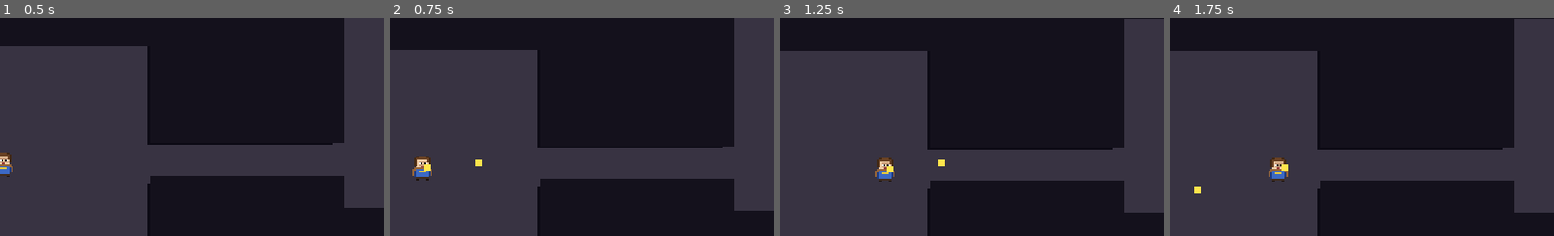
Above: before the commit, frames 1-4 (left to right).
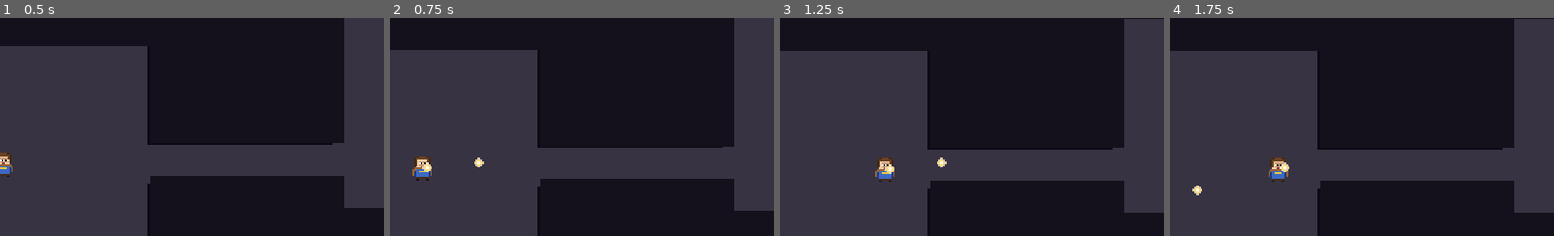
Above: after the commit, the same moments.

Repository: slartus/roguelike-game
Game: Godot game, scene res://scenes/main.tscn
Same seed, same stepped clock (60 frames per second), same inputs: the game is played once before the commit and once after it.
Inputs (mouse positions are % of the whole screen's width and height, from its top left):
- Up to frame 1 (0.5 s): no input
- Up to frame 2 (0.75 s): tap Enter at 0.5 s; move the mouse to (72, 45) at 0.52 s; press the mouse at (72, 45) at 0.53 s; hold D (move_right) from 0.53 s (still down)
- Up to frame 3 (1.25 s): keep holding D (move_right)
- Up to frame 4 (1.75 s): release D (move_right) at 1.25 s; release the mouse at (72, 45) at 1.25 s; drag from (29, 55) to (52, 48) at 1.27 s
The pictures show only the part of the screen within x 30-80%, y 15-65%; the shares and areas given below are measured in that part.

Frame 1 is identical in both runs. In frame 2, 0.2% of the frame differs, in the area x 8-25%, y 64-71%; in frame 3, 0.1%; in frame 4, 0.2%.

Commit message:
feat(art): pixel-art sprites for player and enemy bullets
Replaces Polygon2D placeholder squares with 8x8 pixel-art sprites:

- assets/sprites/bullets/player_bullet.png — glowing white core with
  soft yellow aura (weapon.bullet_color tints via Sprite2D.modulate,
  so Dagger/Pistol/Shotgun still visually differ).
- assets/sprites/bullets/enemy_bullet.png — hot orange fireball with
  red-orange edge; used by Skeleton Archer, Lich and Boss volleys.

New tools/gen_bullet_sprites.py generates both PNGs deterministically
(palette + character matrix, same convention as gen_enemy_sprites.py
and gen_player_sprite.py).

Scene changes:
- scenes/bullets/bullet.tscn — Polygon2D -> Sprite2D + Texture2D.
- scenes/bullets/enemy_bullet.tscn — same swap.
- bullet.gd: _visual type Polygon2D -> Sprite2D; apply_weapon now
  uses _visual.modulate (Sprite2D has no .color; modulate tints
  the sprite by weapon.bullet_color).

Global default_texture_filter=Nearest keeps pixel-perfect rendering.

GUT: 55/55 passing.

Diff:
--- a/scenes/bullets/bullet.gd
+++ b/scenes/bullets/bullet.gd
@@ -6,7 +6,7 @@
 
 var direction: Vector2 = Vector2.RIGHT
 
-@onready var _visual: Polygon2D = $Visual
+@onready var _visual: Sprite2D = $Visual
 
 func _ready() -> void:
 	body_entered.connect(_on_body_entered)
@@ -22,7 +22,7 @@
 	speed = weapon.bullet_speed
 	lifetime = weapon.bullet_lifetime
 	if _visual != null:
-		_visual.color = weapon.bullet_color
+		_visual.modulate = weapon.bullet_color
 
 func _on_body_entered(body: Node) -> void:
 	if body.is_in_group("player"):
--- a/scenes/bullets/bullet.tscn
+++ b/scenes/bullets/bullet.tscn
@@ -1,6 +1,7 @@
-[gd_scene load_steps=3 format=3]
+[gd_scene load_steps=4 format=3]
 
 [ext_resource type="Script" path="res://scenes/bullets/bullet.gd" id="1_bullet"]
+[ext_resource type="Texture2D" path="res://assets/sprites/bullets/player_bullet.png" id="2_tex"]
 
 [sub_resource type="CircleShape2D" id="CircleShape2D_bullet"]
 radius = 2.0
@@ -8,9 +9,8 @@
 [node name="Bullet" type="Area2D"]
 script = ExtResource("1_bullet")
 
-[node name="Visual" type="Polygon2D" parent="."]
-polygon = PackedVector2Array(-2, -2, 2, -2, 2, 2, -2, 2)
-color = Color(1.0, 0.9, 0.3, 1)
+[node name="Visual" type="Sprite2D" parent="."]
+texture = ExtResource("2_tex")
 
 [node name="CollisionShape2D" type="CollisionShape2D" parent="."]
 shape = SubResource("CircleShape2D_bullet")
--- a/scenes/bullets/enemy_bullet.tscn
+++ b/scenes/bullets/enemy_bullet.tscn
@@ -1,6 +1,7 @@
-[gd_scene load_steps=3 format=3]
+[gd_scene load_steps=4 format=3]
 
 [ext_resource type="Script" path="res://scenes/bullets/enemy_bullet.gd" id="1_ebullet"]
+[ext_resource type="Texture2D" path="res://assets/sprites/bullets/enemy_bullet.png" id="2_tex"]
 
 [sub_resource type="CircleShape2D" id="CircleShape2D_ebullet"]
 radius = 3.0
@@ -8,9 +9,8 @@
 [node name="EnemyBullet" type="Area2D"]
 script = ExtResource("1_ebullet")
 
-[node name="Visual" type="Polygon2D" parent="."]
-polygon = PackedVector2Array(-3, -3, 3, -3, 3, 3, -3, 3)
-color = Color(1.0, 0.55, 0.15, 1)
+[node name="Visual" type="Sprite2D" parent="."]
+texture = ExtResource("2_tex")
 
 [node name="CollisionShape2D" type="CollisionShape2D" parent="."]
 shape = SubResource("CircleShape2D_ebullet")
Binary file added: assets/sprites/bullets/enemy_bullet.png
Not shown, added: assets/sprites/bullets/enemy_bullet.png.import
Binary file added: assets/sprites/bullets/player_bullet.png
Not shown, added: assets/sprites/bullets/player_bullet.png.import
Not shown, added: tools/gen_bullet_sprites.py
